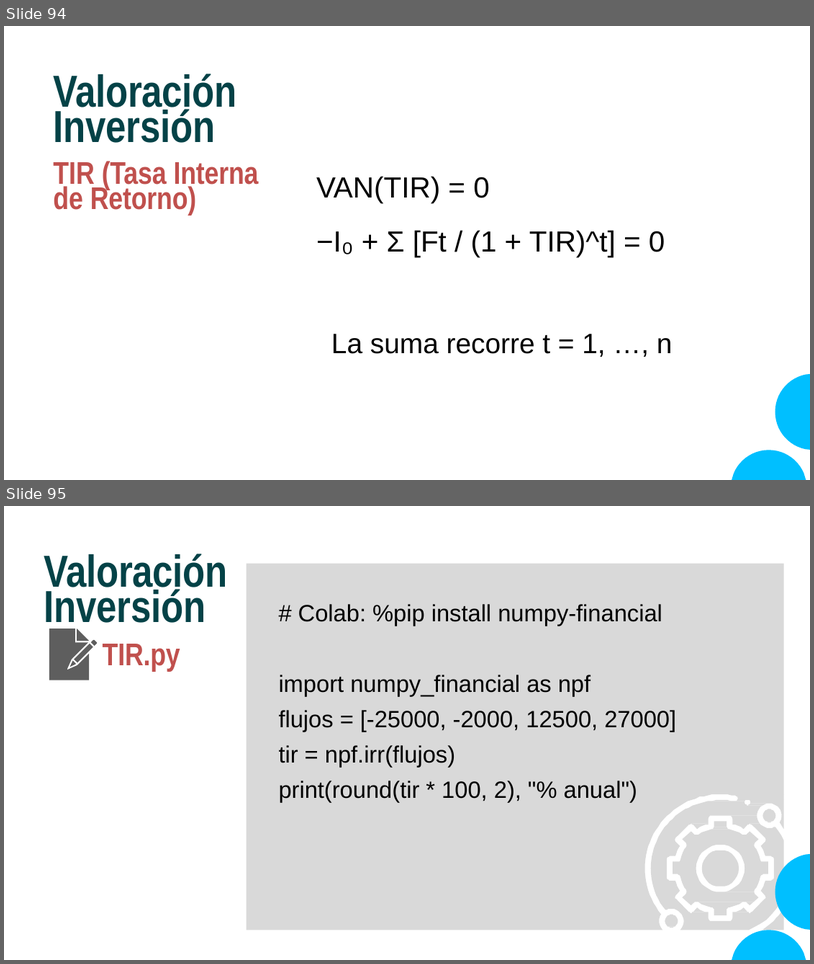
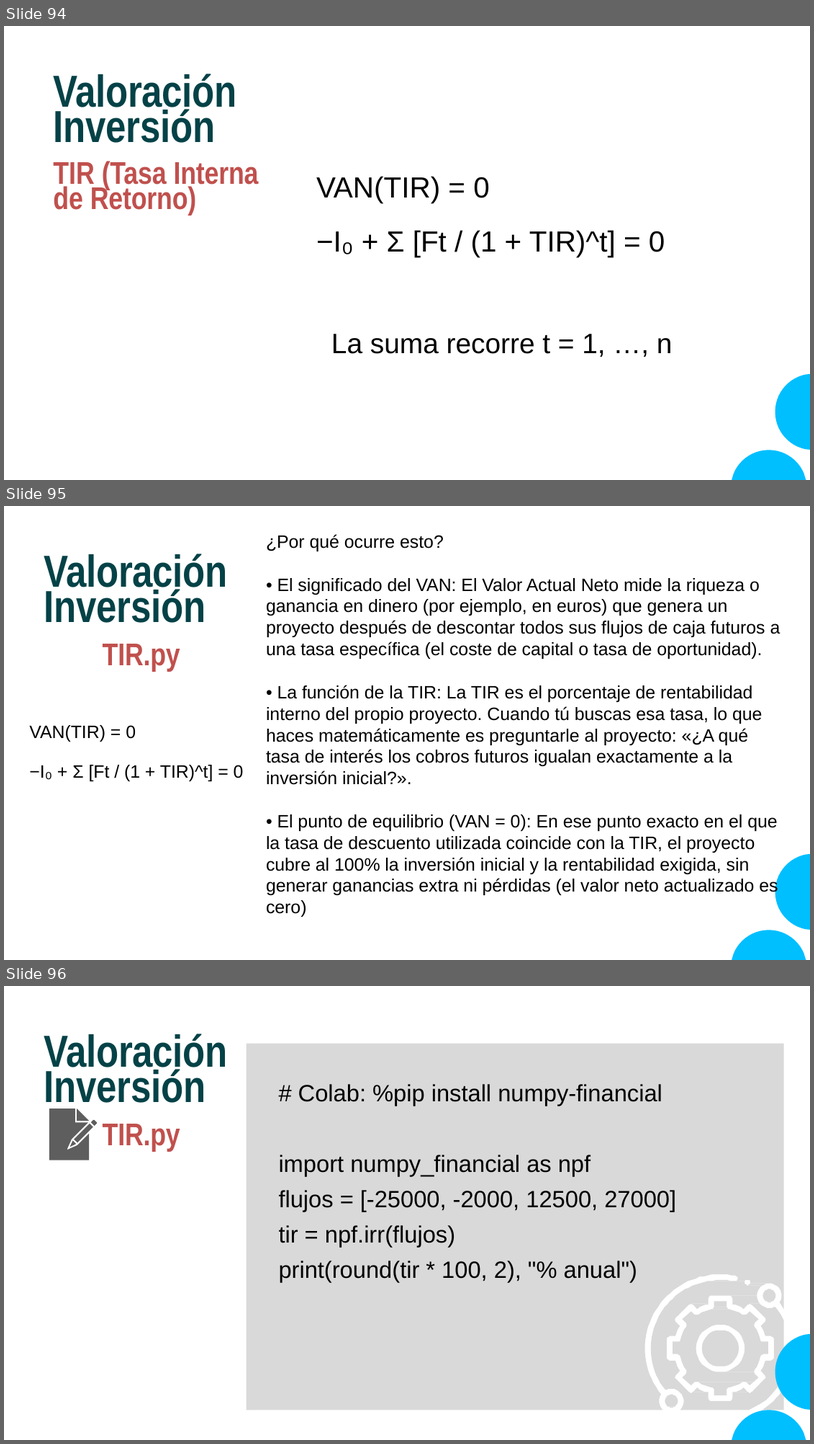
Before and after one commit to CodeWithJuancho/CEIABD_Modulos-de-Big-Data, a slide deck: SPS/UT1 - Fundamentos y Arquitectura de Big Data/UT1_2/UT1_2 - Arquitectura Sistemas de Big Data.pptx. Shown one above the other, each under a label of ours: slides 94 and 95 before the commit, slides 94, 95 and 96 after it. The pictures are 814x964 and 814x1444 pixels, drawn with LibreOffice and Linux fonts; fonts in the diff are those of the drawing. Boxes give left, top, right and bottom in pixels: in the first picture for what was removed or moved away, otherwise in the second. Text is boxed around its words. In the diff, an @@ line names an element or a change of style, - is before the commit and + after.

```diff
--- a/SPS/UT1 - Fundamentos y Arquitectura de Big Data/UT1_2/UT1_2 - Arquitectura Sistemas de Big Data.pptx
+++ b/SPS/UT1 - Fundamentos y Arquitectura de Big Data/UT1_2/UT1_2 - Arquitectura Sistemas de Big Data.pptx
@@ slide 95 added at (4, 506, 810, 960), background #FFFFFF @@
@@ text added at (266, 534, 781, 916), 16 pt, text #000000 @@
+¿Por qué ocurre esto?
+• El significado del VAN: El Valor Actual Neto mide la riqueza o ganancia en dinero (por ejemplo, en euros) que genera un proyecto después de descontar todos sus flujos de caja futuros a una tasa específica (el coste de capital o tasa de oportunidad).
+• La función de la TIR: La TIR es el porcentaje de rentabilidad interno del propio proyecto. Cuando tú buscas esa tasa, lo que haces matemáticamente es preguntarle al proyecto: «¿A qué tasa de interés los cobros futuros igualan exactamente a la inversión inicial?».
+• El punto de equilibrio (VAN = 0): En ese punto exacto en el que la tasa de descuento utilizada coincide con la TIR, el proyecto cubre al 100% la inversión inicial y la rentabilidad exigida, sin generar ganancias extra ni pérdidas (el valor neto actualizado es cero)
@@ text added at (44, 554, 228, 595), 40 pt, text #044247, bold @@
+Valoración
@@ text added at (44, 587, 206, 671), 40 pt, text #044247, bold @@
+Inversión
+TIR.py
@@ text added at (29, 725, 244, 781), 16 pt, text #000000 @@
+VAN(TIR) = 0
+−I₀ + Σ [Ft / (1 + TIR)^t] = 0
@@ freeform shape added at (732, 854, 810, 959), fill #00BFFF @@
@@ what was slide 95 is now slide 96 @@
```
Also in this commit, not shown: 1 slide changed, 7 other files.
